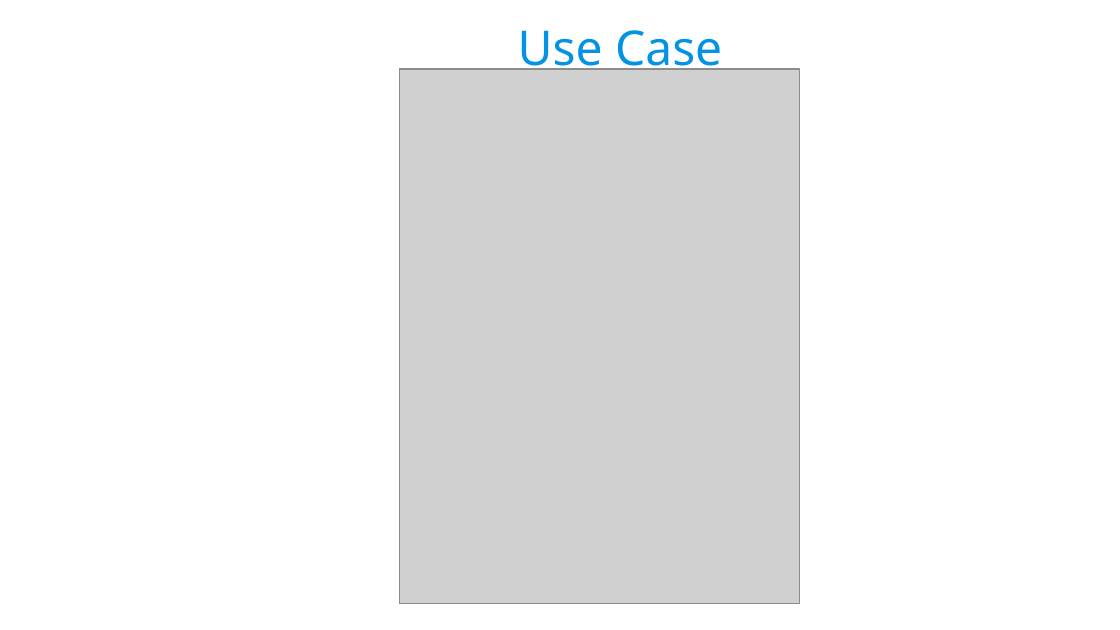
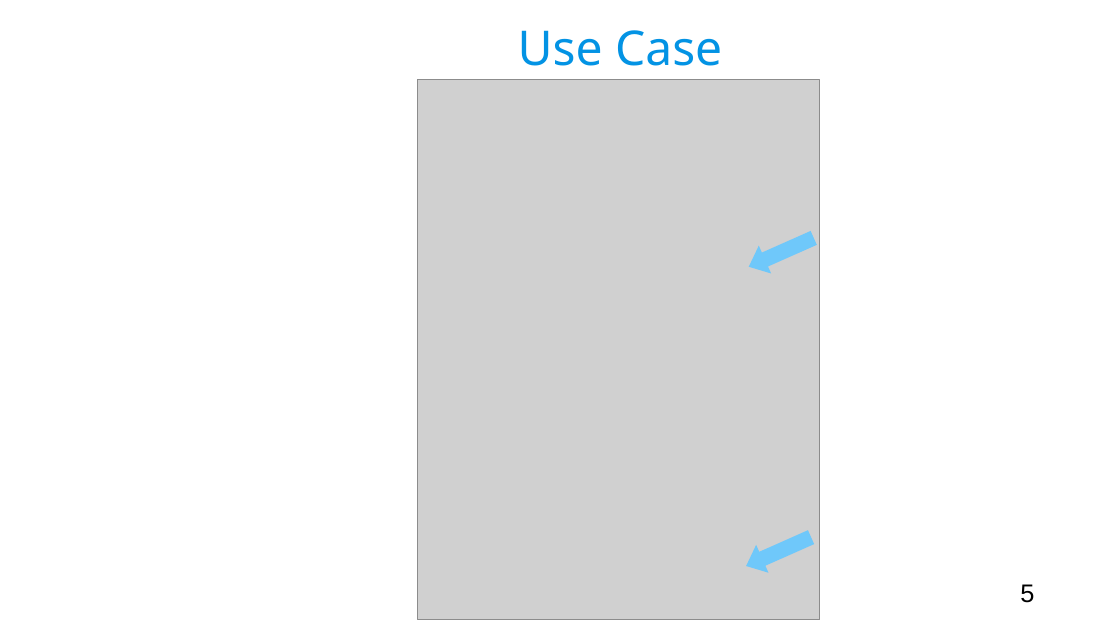
Before and after one commit to Georgie1502/Dossier, a slide deck: slide 5 of 3_Mon_Projet_Fil_Rouge/1_Cahier_des_charges/Presentation Batimelles.odp. Drawn at 1120x630 pixels with LibreOffice and Linux fonts; fonts in the diff are those of the drawing; grey boxes stand for pictures; background and template pictures are left out. Boxes give left, top, right and bottom in pixels: in the first picture for what was removed or moved away, otherwise in the second. Text is boxed around its words. In the diff, an @@ line names an element or a change of style, - is before the commit and + after.

```diff
--- a/3_Mon_Projet_Fil_Rouge/1_Cahier_des_charges/Presentation Batimelles.odp
+++ b/3_Mon_Projet_Fil_Rouge/1_Cahier_des_charges/Presentation Batimelles.odp
@@ picture: place and size @@
-picture at [400, 69, 801, 604]
+picture at [418, 80, 820, 620]
@@ left arrow added at [743, 224, 820, 280], fill #6FC8FA @@
@@ left arrow added at [740, 524, 817, 580], fill #6FC8FA @@
@@ page number added at [1020, 584, 1034, 603], 18 pt, text #000000 @@
+5
```
Also in this commit, not shown: 11 other slides changed, 1 slide added, 4 slides removed, 8 other files.
